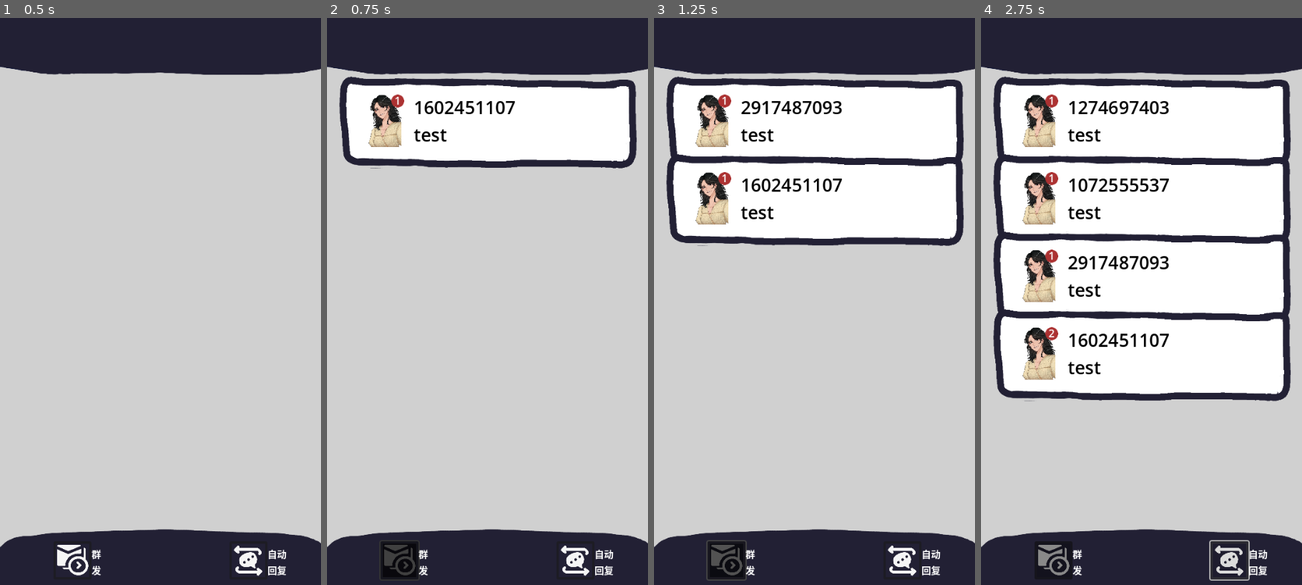
Above: before the commit, frames 1-4 (left to right).
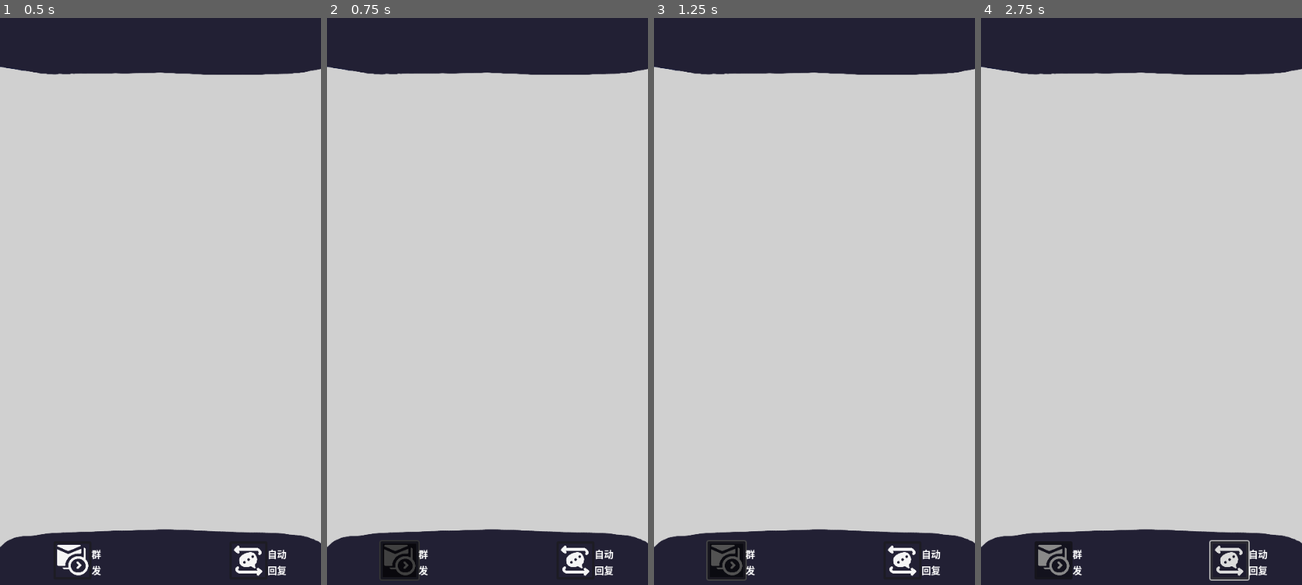
Above: after the commit, the same moments.

Repository: zhitian111/chat-bubble
Game: Godot game, scene res://inf_mode/inf_mode_chat_board.tscn
Same seed, same stepped clock (60 frames per second), same inputs: the game is played once before the commit and once after it. This scene is started directly instead of the project's main scene. The engine's default icon, where the game draws it, is replaced by a stand-in: a white triangle on a blue panel in a dark square.
Inputs:
- Up to frame 1 (0.5 s): no input
- Up to frame 2 (0.75 s): click "群 发" at 0.5 s
- Up to frame 3 (1.25 s): no input
- Up to frame 4 (2.75 s): click "剩余:" at 1.25 s; click "剩余: 9 秒" at 2 s

Frame 1 is identical in both runs. In frame 2, 14% of the frame differs, in the area x 3-97%, y 10-27%; in frame 3, 26%; in frame 4, 51%, in the area x 3-97%, y 10-68%.
Error after the commit: Invalid operands 'Vector2' and 'int' in operator '%'. (res://inf_mode/inf_characters.gd:12)

Commit message:
inf_mode_v6

Diff:
--- a/chat/chat.gd
+++ b/chat/chat.gd
@@ -66,6 +66,9 @@
 		progress_bar.tint_progress += delta*(Color(1,1,1,1) - Color(0, 1, 0, 1))/time_length
 
 func script_end_choosing() -> void:
+
+	$kill.start()
+
 	done = true
 	timer.paused = true
 	chosen.emit()
@@ -82,10 +85,13 @@
 	buttons.chosen1()
 	chosen_mark = true
 
+
 func end_choosing():
 	done = true
 	timer.paused = true
 	chosen_mark = true
+
+	$kill.start()
 
 	chosen.emit()
 	if timer.time_left * 1.0 < 1.0/3.0*time_length:
@@ -130,6 +136,8 @@
 
 func _on_timer_timeout() -> void:
 
+	$kill.start()
+
 	var tween = get_tree().create_tween()
 
 	tween.tween_property(lose_info,"position",Vector2(0,-lose_info.size.y),0.3).as_relative()
@@ -143,3 +151,8 @@
 	rate.start()
 
 	rate.global_position = button_mark.global_position - Vector2(rate.size.x/2,rate.size.y/2)
+
+func _on_kill_timeout() -> void:
+	if camera.is_current():
+		return
+	self.queue_free()
--- a/chat/chat.tscn
+++ b/chat/chat.tscn
@@ -165,6 +165,10 @@
 [node name="button_mark" type="Marker2D" parent="."]
 position = Vector2(262.932, 864.226)
 
+[node name="kill" type="Timer" parent="."]
+wait_time = 3.0
+
 [connection signal="new_message" from="dialogs" to="." method="_on_dialogs_new_message"]
 [connection signal="pressed" from="back" to="." method="_on_back_pressed"]
 [connection signal="timeout" from="timer" to="." method="_on_timer_timeout"]
+[connection signal="timeout" from="kill" to="." method="_on_kill_timeout"]
--- a/inf_mode/inf_characters.gd
+++ b/inf_mode/inf_characters.gd
@@ -1,15 +1,15 @@
 extends Control
 
 var chat = preload("res://chat/chat.tscn")
-var start_position = Vector2(5400,9600)
-
+var start_position = Vector2(540,0)
+var count = 0
 func _ready() -> void:
 	$"../Timer".start()
 
 func create_new_chat()->void:
 	var new_chat = chat.instantiate()
 	new_chat.position+=start_position
-	new_chat.position+=Vector2(540,0)*get_child_count()
+	new_chat.position+=Vector2(540,0)*count%50
 
 	new_chat.chat_name = String.num_int64(randi())
 
@@ -21,3 +21,4 @@
 	var tem = randi()%4
 	if tem == 0:
 		create_new_chat()
+		count+=1
--- a/inf_mode/inf_mode_chat_board.gd
+++ b/inf_mode/inf_mode_chat_board.gd
@@ -34,7 +34,6 @@
 	new_chat.connect("chosen",Callable(self,"chosen").bind(new_chat))
 	new_chat.connect("timer_start",Callable(self,"_on_time_start"))
 
-
 func _on_all_info_received(message: String, poster: String, time: int, name: String, _camera: Camera2D) -> void:
 	if game.avatars.has(name):
 		add_chat(game.avatars[name], name, message, float(time))
@@ -54,6 +53,7 @@
 		chats[namee] = c
 		c.connect("chat_button_pressed", Callable(self, "_on_chat_button_pressed").bind(c))
 		c.connect("time_end",Callable(self,"_on_time_end").bind(c))
+		chat_objs[namee].connect("tree_exited",Callable(c,"queue_free"))
 	# chats[namee].set_timer(timee)
 	add_point(namee)
 
--- /dev/null
+++ b/inf_mode/sum/summarize.gd
@@ -0,0 +1,74 @@
+extends Control
+
+@onready var great_label = $great/count
+@onready var nice_label = $nice/count
+@onready var miss_label = $miss/count
+@onready var perfect_label = $perfect/count
+var great_count = 0
+var nice_count = 0
+var miss_count = 0
+var perfect_count = 0
+
+
+func show_great_label()->void:
+	great_count	= 0
+
+	var tween = get_tree().create_tween()
+
+	great_label.visible = true
+
+	great_label.modulate = Color(1,1,1,0)
+
+	tween.tween_property(great_label,"modulate",Color(1,1,1,1),0.5)
+
+	tween.tween_property(self,"great_count",game.rating_count["great"],0.5)
+
+
+func show_nice_label()->void:
+	nice_count	= 0
+
+	var tween = get_tree().create_tween()
+
+	nice_label.visible = true
+
+	nice_label.modulate = Color(1,1,1,0)
+	tween.tween_property(nice_label,"modulate",Color(1,1,1,1),0.5)
+
+	tween.tween_property(self,"nice_count",game.rating_count["nice"],0.5)
+
+func show_miss_label()->void:
+	miss_count	= 0
+
+	var tween = get_tree().create_tween()
+
+	miss_label.visible = true
+
+	miss_label.modulate = Color(1,1,1,0)
+	tween.tween_property(miss_label,"modulate",Color(1,1,1,1),0.5)
+
+	tween.tween_property(self,"miss_count",game.rating_count["miss"],0.5)
+
+func show_perfect_label()->void:
+	perfect_count	= 0
+
+	var tween = get_tree().create_tween()
+
+	perfect_label.visible = true
+
+	perfect_label.modulate = Color(1,1,1,0)
+	tween.tween_property(perfect_label,"modulate",Color(1,1,1,1),0.5)
+
+	tween.tween_property(self,"perfect_count",game.rating_count["perfect"],0.5)
+
+func _process(delta: float) -> void:
+	great_label.text = "Great: " + str(great_count)
+	nice_label.text = "Nice: " + str(nice_count)
+	miss_label.text = "Miss: " + str(miss_count)
+	perfect_label.text = "Perfect: " + str(perfect_count)
+
+func _ready() -> void:
+	great_label.visible = false
+	nice_label.visible = false
+	miss_label.visible = false
+	perfect_label.visible = false
+	$AnimationPlayer.play("end")
--- /dev/null
+++ b/inf_mode/sum/summarize.tscn
@@ -0,0 +1,125 @@
+[gd_scene load_steps=6 format=3 uid="uid://gg4g8lda1d5c"]
+
+[ext_resource type="Script" path="res://inf_mode/sum/summarize.gd" id="1_5481m"]
+[ext_resource type="Texture2D" uid="uid://bcncl0ydu7bb2" path="res://assets/game_over/normal.png" id="2_emq1o"]
+[ext_resource type="LabelSettings" uid="uid://dhaqcfxdubn0o" path="res://inf_mode/unlock/new_label_settings.tres" id="3_mckjd"]
+
+[sub_resource type="Animation" id="Animation_54h38"]
+resource_name = "end"
+length = 15.0
+tracks/0/type = "method"
+tracks/0/imported = false
+tracks/0/enabled = true
+tracks/0/path = NodePath(".")
+tracks/0/interp = 1
+tracks/0/loop_wrap = true
+tracks/0/keys = {
+"times": PackedFloat32Array(0.0333333, 1, 1.96667, 3),
+"transitions": PackedFloat32Array(1, 1, 1, 1),
+"values": [{
+"args": [],
+"method": &"show_perfect_label"
+}, {
+"args": [],
+"method": &"show_great_label"
+}, {
+"args": [],
+"method": &"show_miss_label"
+}, {
+"args": [],
+"method": &"show_nice_label"
+}]
+}
+
+[sub_resource type="AnimationLibrary" id="AnimationLibrary_pnxk0"]
+_data = {
+"end": SubResource("Animation_54h38")
+}
+
+[node name="summarize" type="Control"]
+layout_mode = 3
+anchors_preset = 15
+anchor_right = 1.0
+anchor_bottom = 1.0
+grow_horizontal = 2
+grow_vertical = 2
+script = ExtResource("1_5481m")
+
+[node name="background" type="TextureRect" parent="."]
+layout_mode = 0
+offset_right = 540.0
+offset_bottom = 960.0
+texture = ExtResource("2_emq1o")
+expand_mode = 1
+
+[node name="AnimationPlayer" type="AnimationPlayer" parent="."]
+libraries = {
+"": SubResource("AnimationLibrary_pnxk0")
+}
+
+[node name="great" type="Control" parent="."]
+layout_mode = 3
+anchors_preset = 0
+offset_left = 100.613
+offset_top = 101.764
+offset_right = 140.613
+offset_bottom = 141.764
+
+[node name="count" type="Label" parent="great"]
+layout_mode = 0
+offset_left = 229.387
+offset_top = 137.236
+offset_right = 319.387
+offset_bottom = 182.236
+text = "great:"
+label_settings = ExtResource("3_mckjd")
+
+[node name="perfect" type="Control" parent="."]
+anchors_preset = 0
+offset_left = 116.327
+offset_top = 159.383
+offset_right = 156.327
+offset_bottom = 199.383
+
+[node name="count" type="Label" parent="perfect"]
+layout_mode = 0
+offset_left = -43.3275
+offset_top = 84.6166
+offset_right = 16.6725
+offset_bottom = 107.617
+text = "perfect:"
+label_settings = ExtResource("3_mckjd")
+
+[node name="miss" type="Control" parent="."]
+layout_mode = 3
+anchors_preset = 0
+offset_left = 147.756
+offset_top = 221.493
+offset_right = 187.756
+offset_bottom = 261.493
+
+[node name="count" type="Label" parent="miss"]
+layout_mode = 0
+offset_left = -13.7564
+offset_top = 79.5071
+offset_right = 65.2436
+offset_bottom = 124.507
+text = "miss:"
+label_settings = ExtResource("3_mckjd")
+
+[node name="nice" type="Control" parent="."]
+layout_mode = 3
+anchors_preset = 0
+offset_left = 200.886
+offset_top = 281.358
+offset_right = 240.886
+offset_bottom = 321.358
+
+[node name="count" type="Label" parent="nice"]
+layout_mode = 0
+offset_left = 143.114
+offset_top = 22.6424
+offset_right = 215.114
+offset_bottom = 67.6424
+text = "nice:"
+label_settings = ExtResource("3_mckjd")
--- /dev/null
+++ b/inf_mode/unlock/new_label_settings.tres
@@ -0,0 +1,5 @@
+[gd_resource type="LabelSettings" format=3 uid="uid://dhaqcfxdubn0o"]
+
+[resource]
+font_size = 32
+font_color = Color(0.25098, 0.25098, 0.25098, 1)
--- /dev/null
+++ b/inf_mode/unlock/unlock.tscn
@@ -0,0 +1,9 @@
+[gd_scene format=3 uid="uid://vkvq8lne5jkm"]
+
+[node name="unlock" type="Control"]
+layout_mode = 3
+anchors_preset = 15
+anchor_right = 1.0
+anchor_bottom = 1.0
+grow_horizontal = 2
+grow_vertical = 2
Binary file added: assets/chat/wait.png
Not shown, added: assets/chat/wait.png.import
Binary file added: assets/game_over/normal.png
Not shown, added: assets/game_over/normal.png.import
Binary file added: assets/menu/battery.png
Not shown, added: assets/menu/battery.png.import
